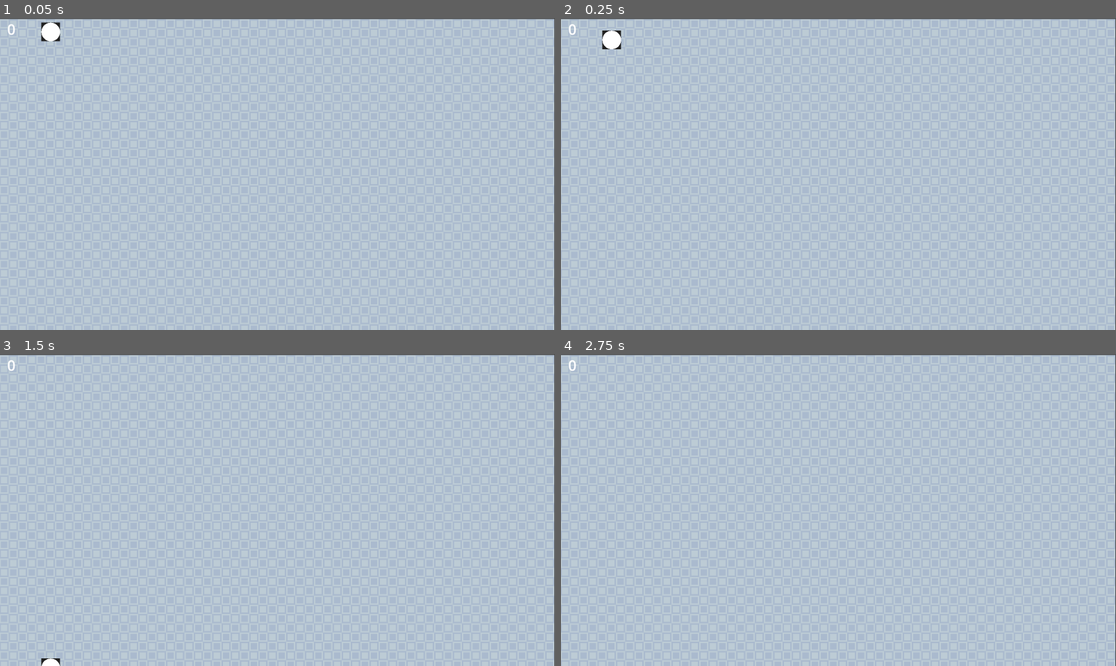
Above: before the commit, frames 1-4 (two rows, left to right).
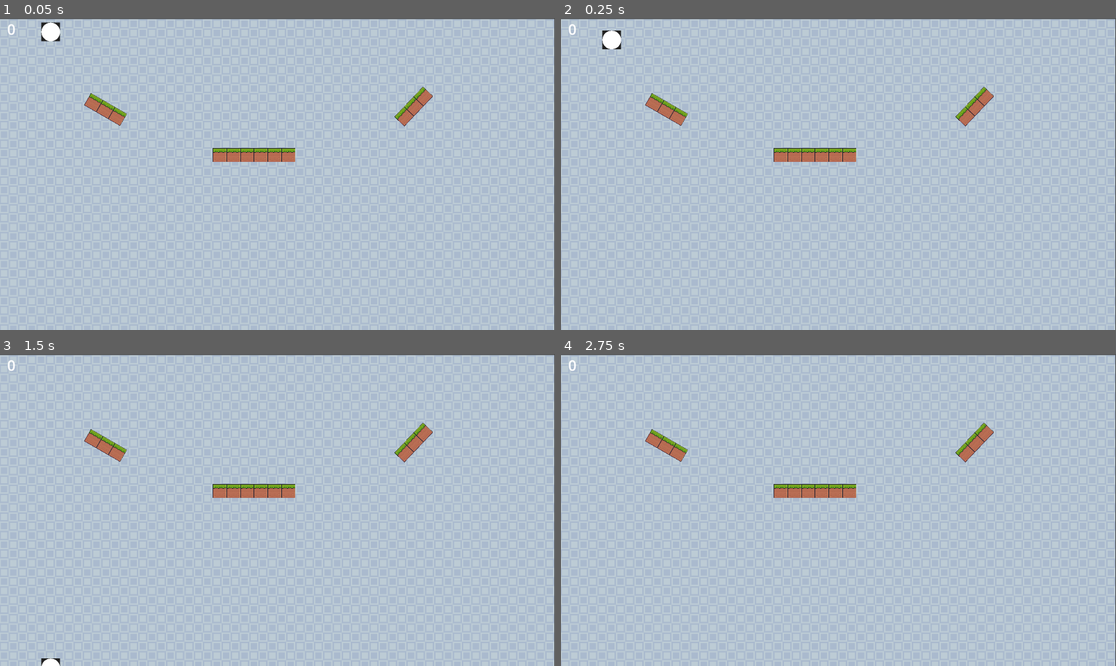
Above: after the commit, the same moments.

Repository: codewith-luke/drop_zone
Game: Godot game, scene res://main.tscn
The game is run twice, just before and just after one commit, with the same random seed, the same clock (stepped at 60 frames per second) and the same inputs.
Inputs (mouse positions are in pixels of both pictures, inside the frame that each line leads up to):
- Up to frame 1 (0.05 s): no input
- Up to frame 2 (0.25 s): no input
- Up to frame 3 (1.5 s): click (277, 366) at 0.5 s; click (277, 366) at 1.25 s
- Up to frame 4 (2.75 s): click (838, 366) at 2 s

The runs differ from the first frame. In frame 1, 1.4% of the frame differs, in the area x 15-78%, y 22-47%; in frame 2, 1.4%; in frame 3, 1.4%; in frame 4, 1.4%.

Commit message:
feat: implemented collision terrain and painting

Diff:
--- a/game_engine/game_area/game_area.gd
+++ b/game_engine/game_area/game_area.gd
@@ -16,7 +16,6 @@
 	pass
 
 func _on_add_player_pressed():
-	print("clicked")
 	var mouse_position = get_viewport().get_mouse_position()
 	_on_player_add(mouse_position)
 
--- /dev/null
+++ b/game_engine/game_area/game_area.tres
@@ -0,0 +1,475 @@
+[gd_resource type="TileSet" load_steps=4 format=3 uid="uid://2ddr8iops78b"]
+
+[ext_resource type="Texture2D" uid="uid://djiqnt2gkdd23" path="res://textures/assets/Terrain (16x16).png" id="1_k1140"]
+
+[sub_resource type="TileMapPattern" id="TileMapPattern_wip8u"]
+tile_data = PackedInt32Array(0, 393216, 0, 65536, 393216, 1, 131072, 393216, 2, 1, 458752, 0, 65537, 458752, 1, 131073, 458752, 2, 2, 524288, 0, 65538, 524288, 1, 131074, 524288, 2, 3, 393216, 0, 65539, 393216, 1, 131075, 393216, 2, 4, 458752, 0, 65540, 458752, 1, 131076, 458752, 2, 5, 524288, 0, 65541, 524288, 1, 131077, 524288, 2, 6, 393216, 0, 65542, 393216, 1, 131078, 393216, 2, 7, 458752, 0, 65543, 458752, 1, 131079, 458752, 2, 8, 524288, 0, 65544, 524288, 1, 131080, 524288, 2)
+
+[sub_resource type="TileSetAtlasSource" id="TileSetAtlasSource_nyvbm"]
+resource_name = "base_tileset"
+texture = ExtResource("1_k1140")
+0:0/0 = 0
+0:0/0/physics_layer_0/linear_velocity = Vector2(0, 0)
+0:0/0/physics_layer_0/angular_velocity = 0.0
+1:0/0 = 0
+1:0/0/physics_layer_0/linear_velocity = Vector2(0, 0)
+1:0/0/physics_layer_0/angular_velocity = 0.0
+2:0/0 = 0
+2:0/0/physics_layer_0/linear_velocity = Vector2(0, 0)
+2:0/0/physics_layer_0/angular_velocity = 0.0
+3:0/0 = 0
+3:0/0/physics_layer_0/linear_velocity = Vector2(0, 0)
+3:0/0/physics_layer_0/angular_velocity = 0.0
+4:0/0 = 0
+4:0/0/physics_layer_0/linear_velocity = Vector2(0, 0)
+4:0/0/physics_layer_0/angular_velocity = 0.0
+6:0/next_alternative_id = 6
+6:0/0 = 0
+6:0/0/physics_layer_0/linear_velocity = Vector2(0, 0)
+6:0/0/physics_layer_0/angular_velocity = 0.0
+6:0/0/physics_layer_0/polygon_0/points = PackedVector2Array(-8, -8, 8, -8, 8, 8, -8, 8)
+6:0/5 = 5
+6:0/5/physics_layer_0/linear_velocity = Vector2(0, 0)
+6:0/5/physics_layer_0/angular_velocity = 0.0
+7:0/next_alternative_id = 2
+7:0/0 = 0
+7:0/0/physics_layer_0/linear_velocity = Vector2(0, 0)
+7:0/0/physics_layer_0/angular_velocity = 0.0
+7:0/0/physics_layer_0/polygon_0/points = PackedVector2Array(-8, -8, 8, -8, 8, 8, -8, 8)
+8:0/next_alternative_id = 2
+8:0/0 = 0
+8:0/0/physics_layer_0/linear_velocity = Vector2(0, 0)
+8:0/0/physics_layer_0/angular_velocity = 0.0
+8:0/0/physics_layer_0/polygon_0/points = PackedVector2Array(-8, -8, 8, -8, 8, 8, -8, 8)
+9:0/0 = 0
+9:0/0/physics_layer_0/linear_velocity = Vector2(0, 0)
+9:0/0/physics_layer_0/angular_velocity = 0.0
+9:0/0/physics_layer_0/polygon_0/points = PackedVector2Array(-8, -8, 8, -8, 8, 8, -8, 8)
+10:0/0 = 0
+10:0/0/physics_layer_0/linear_velocity = Vector2(0, 0)
+10:0/0/physics_layer_0/angular_velocity = 0.0
+10:0/0/physics_layer_0/polygon_0/points = PackedVector2Array(-8, -8, 8, -8, 8, 8, -8, 8)
+12:0/0 = 0
+12:0/0/physics_layer_0/linear_velocity = Vector2(0, 0)
+12:0/0/physics_layer_0/angular_velocity = 0.0
+13:0/0 = 0
+13:0/0/physics_layer_0/linear_velocity = Vector2(0, 0)
+13:0/0/physics_layer_0/angular_velocity = 0.0
+14:0/0 = 0
+14:0/0/physics_layer_0/linear_velocity = Vector2(0, 0)
+14:0/0/physics_layer_0/angular_velocity = 0.0
+15:0/0 = 0
+15:0/0/physics_layer_0/linear_velocity = Vector2(0, 0)
+15:0/0/physics_layer_0/angular_velocity = 0.0
+17:0/0 = 0
+17:0/0/physics_layer_0/linear_velocity = Vector2(0, 0)
+17:0/0/physics_layer_0/angular_velocity = 0.0
+18:0/0 = 0
+18:0/0/physics_layer_0/linear_velocity = Vector2(0, 0)
+18:0/0/physics_layer_0/angular_velocity = 0.0
+19:0/0 = 0
+19:0/0/physics_layer_0/linear_velocity = Vector2(0, 0)
+19:0/0/physics_layer_0/angular_velocity = 0.0
+0:1/0 = 0
+0:1/0/physics_layer_0/linear_velocity = Vector2(0, 0)
+0:1/0/physics_layer_0/angular_velocity = 0.0
+1:1/0 = 0
+1:1/0/physics_layer_0/linear_velocity = Vector2(0, 0)
+1:1/0/physics_layer_0/angular_velocity = 0.0
+2:1/0 = 0
+2:1/0/physics_layer_0/linear_velocity = Vector2(0, 0)
+2:1/0/physics_layer_0/angular_velocity = 0.0
+3:1/0 = 0
+3:1/0/physics_layer_0/linear_velocity = Vector2(0, 0)
+3:1/0/physics_layer_0/angular_velocity = 0.0
+4:1/0 = 0
+4:1/0/physics_layer_0/linear_velocity = Vector2(0, 0)
+4:1/0/physics_layer_0/angular_velocity = 0.0
+6:1/next_alternative_id = 2
+6:1/0 = 0
+6:1/0/physics_layer_0/linear_velocity = Vector2(0, 0)
+6:1/0/physics_layer_0/angular_velocity = 0.0
+6:1/0/physics_layer_0/polygon_0/points = PackedVector2Array(-8, -8, 8, -8, 8, 8, -8, 8)
+7:1/next_alternative_id = 2
+7:1/0 = 0
+7:1/0/physics_layer_0/linear_velocity = Vector2(0, 0)
+7:1/0/physics_layer_0/angular_velocity = 0.0
+7:1/0/physics_layer_0/polygon_0/points = PackedVector2Array(-8, -8, 8, -8, 8, 8, -8, 8)
+8:1/next_alternative_id = 2
+8:1/0 = 0
+8:1/0/physics_layer_0/linear_velocity = Vector2(0, 0)
+8:1/0/physics_layer_0/angular_velocity = 0.0
+8:1/0/physics_layer_0/polygon_0/points = PackedVector2Array(-8, -8, 8, -8, 8, 8, -8, 8)
+9:1/0 = 0
+9:1/0/physics_layer_0/linear_velocity = Vector2(0, 0)
+9:1/0/physics_layer_0/angular_velocity = 0.0
+9:1/0/physics_layer_0/polygon_0/points = PackedVector2Array(-8, -8, 8, -8, 8, 8, -8, 8)
+10:1/0 = 0
+10:1/0/physics_layer_0/linear_velocity = Vector2(0, 0)
+10:1/0/physics_layer_0/angular_velocity = 0.0
+10:1/0/physics_layer_0/polygon_0/points = PackedVector2Array(-8, -8, 8, -8, 8, 8, -8, 8)
+12:1/0 = 0
+12:1/0/physics_layer_0/linear_velocity = Vector2(0, 0)
+12:1/0/physics_layer_0/angular_velocity = 0.0
+13:1/0 = 0
+13:1/0/physics_layer_0/linear_velocity = Vector2(0, 0)
+13:1/0/physics_layer_0/angular_velocity = 0.0
+14:1/0 = 0
+14:1/0/physics_layer_0/linear_velocity = Vector2(0, 0)
+14:1/0/physics_layer_0/angular_velocity = 0.0
+15:1/0 = 0
+15:1/0/physics_layer_0/linear_velocity = Vector2(0, 0)
+15:1/0/physics_layer_0/angular_velocity = 0.0
+17:1/0 = 0
+17:1/0/physics_layer_0/linear_velocity = Vector2(0, 0)
+17:1/0/physics_layer_0/angular_velocity = 0.0
+18:1/0 = 0
+18:1/0/physics_layer_0/linear_velocity = Vector2(0, 0)
+18:1/0/physics_layer_0/angular_velocity = 0.0
+19:1/0 = 0
+19:1/0/physics_layer_0/linear_velocity = Vector2(0, 0)
+19:1/0/physics_layer_0/angular_velocity = 0.0
+0:2/0 = 0
+0:2/0/physics_layer_0/linear_velocity = Vector2(0, 0)
+0:2/0/physics_layer_0/angular_velocity = 0.0
+1:2/0 = 0
+1:2/0/physics_layer_0/linear_velocity = Vector2(0, 0)
+1:2/0/physics_layer_0/angular_velocity = 0.0
+2:2/0 = 0
+2:2/0/physics_layer_0/linear_velocity = Vector2(0, 0)
+2:2/0/physics_layer_0/angular_velocity = 0.0
+6:2/next_alternative_id = 2
+6:2/0 = 0
+6:2/0/physics_layer_0/linear_velocity = Vector2(0, 0)
+6:2/0/physics_layer_0/angular_velocity = 0.0
+6:2/0/physics_layer_0/polygon_0/points = PackedVector2Array(-8, -8, 8, -8, 8, 8, -8, 8)
+7:2/next_alternative_id = 2
+7:2/0 = 0
+7:2/0/physics_layer_0/linear_velocity = Vector2(0, 0)
+7:2/0/physics_layer_0/angular_velocity = 0.0
+7:2/0/physics_layer_0/polygon_0/points = PackedVector2Array(-8, -8, 8, -8, 8, 8, -8, 8)
+8:2/next_alternative_id = 2
+8:2/0 = 0
+8:2/0/physics_layer_0/linear_velocity = Vector2(0, 0)
+8:2/0/physics_layer_0/angular_velocity = 0.0
+8:2/0/physics_layer_0/polygon_0/points = PackedVector2Array(-8, -8, 8, -8, 8, 8, -8, 8)
+13:2/0 = 0
+13:2/0/physics_layer_0/linear_velocity = Vector2(0, 0)
+13:2/0/physics_layer_0/angular_velocity = 0.0
+14:2/0 = 0
+14:2/0/physics_layer_0/linear_velocity = Vector2(0, 0)
+14:2/0/physics_layer_0/angular_velocity = 0.0
+15:2/0 = 0
+15:2/0/physics_layer_0/linear_velocity = Vector2(0, 0)
+15:2/0/physics_layer_0/angular_velocity = 0.0
+17:2/0 = 0
+17:2/0/physics_layer_0/linear_velocity = Vector2(0, 0)
+17:2/0/physics_layer_0/angular_velocity = 0.0
+18:2/0 = 0
+18:2/0/physics_layer_0/linear_velocity = Vector2(0, 0)
+18:2/0/physics_layer_0/angular_velocity = 0.0
+19:2/0 = 0
+19:2/0/physics_layer_0/linear_velocity = Vector2(0, 0)
+19:2/0/physics_layer_0/angular_velocity = 0.0
+0:4/0 = 0
+0:4/0/physics_layer_0/linear_velocity = Vector2(0, 0)
+0:4/0/physics_layer_0/angular_velocity = 0.0
+1:4/0 = 0
+1:4/0/physics_layer_0/linear_velocity = Vector2(0, 0)
+1:4/0/physics_layer_0/angular_velocity = 0.0
+2:4/0 = 0
+2:4/0/physics_layer_0/linear_velocity = Vector2(0, 0)
+2:4/0/physics_layer_0/angular_velocity = 0.0
+3:4/0 = 0
+3:4/0/physics_layer_0/linear_velocity = Vector2(0, 0)
+3:4/0/physics_layer_0/angular_velocity = 0.0
+4:4/0 = 0
+4:4/0/physics_layer_0/linear_velocity = Vector2(0, 0)
+4:4/0/physics_layer_0/angular_velocity = 0.0
+6:4/0 = 0
+6:4/0/physics_layer_0/linear_velocity = Vector2(0, 0)
+6:4/0/physics_layer_0/angular_velocity = 0.0
+7:4/0 = 0
+7:4/0/physics_layer_0/linear_velocity = Vector2(0, 0)
+7:4/0/physics_layer_0/angular_velocity = 0.0
+8:4/0 = 0
+8:4/0/physics_layer_0/linear_velocity = Vector2(0, 0)
+8:4/0/physics_layer_0/angular_velocity = 0.0
+9:4/0 = 0
+9:4/0/physics_layer_0/linear_velocity = Vector2(0, 0)
+9:4/0/physics_layer_0/angular_velocity = 0.0
+10:4/0 = 0
+10:4/0/physics_layer_0/linear_velocity = Vector2(0, 0)
+10:4/0/physics_layer_0/angular_velocity = 0.0
+12:4/0 = 0
+12:4/0/physics_layer_0/linear_velocity = Vector2(0, 0)
+12:4/0/physics_layer_0/angular_velocity = 0.0
+13:4/0 = 0
+13:4/0/physics_layer_0/linear_velocity = Vector2(0, 0)
+13:4/0/physics_layer_0/angular_velocity = 0.0
+14:4/0 = 0
+14:4/0/physics_layer_0/linear_velocity = Vector2(0, 0)
+14:4/0/physics_layer_0/angular_velocity = 0.0
+15:4/0 = 0
+15:4/0/physics_layer_0/linear_velocity = Vector2(0, 0)
+15:4/0/physics_layer_0/angular_velocity = 0.0
+17:4/0 = 0
+17:4/0/physics_layer_0/linear_velocity = Vector2(0, 0)
+17:4/0/physics_layer_0/angular_velocity = 0.0
+18:4/0 = 0
+18:4/0/physics_layer_0/linear_velocity = Vector2(0, 0)
+18:4/0/physics_layer_0/angular_velocity = 0.0
+19:4/0 = 0
+19:4/0/physics_layer_0/linear_velocity = Vector2(0, 0)
+19:4/0/physics_layer_0/angular_velocity = 0.0
+20:4/0 = 0
+20:4/0/physics_layer_0/linear_velocity = Vector2(0, 0)
+20:4/0/physics_layer_0/angular_velocity = 0.0
+21:4/0 = 0
+21:4/0/physics_layer_0/linear_velocity = Vector2(0, 0)
+21:4/0/physics_layer_0/angular_velocity = 0.0
+0:5/0 = 0
+0:5/0/physics_layer_0/linear_velocity = Vector2(0, 0)
+0:5/0/physics_layer_0/angular_velocity = 0.0
+1:5/0 = 0
+1:5/0/physics_layer_0/linear_velocity = Vector2(0, 0)
+1:5/0/physics_layer_0/angular_velocity = 0.0
+2:5/0 = 0
+2:5/0/physics_layer_0/linear_velocity = Vector2(0, 0)
+2:5/0/physics_layer_0/angular_velocity = 0.0
+3:5/0 = 0
+3:5/0/physics_layer_0/linear_velocity = Vector2(0, 0)
+3:5/0/physics_layer_0/angular_velocity = 0.0
+4:5/0 = 0
+4:5/0/physics_layer_0/linear_velocity = Vector2(0, 0)
+4:5/0/physics_layer_0/angular_velocity = 0.0
+6:5/0 = 0
+6:5/0/physics_layer_0/linear_velocity = Vector2(0, 0)
+6:5/0/physics_layer_0/angular_velocity = 0.0
+7:5/0 = 0
+7:5/0/physics_layer_0/linear_velocity = Vector2(0, 0)
+7:5/0/physics_layer_0/angular_velocity = 0.0
+8:5/0 = 0
+8:5/0/physics_layer_0/linear_velocity = Vector2(0, 0)
+8:5/0/physics_layer_0/angular_velocity = 0.0
+9:5/0 = 0
+9:5/0/physics_layer_0/linear_velocity = Vector2(0, 0)
+9:5/0/physics_layer_0/angular_velocity = 0.0
+10:5/0 = 0
+10:5/0/physics_layer_0/linear_velocity = Vector2(0, 0)
+10:5/0/physics_layer_0/angular_velocity = 0.0
+12:5/0 = 0
+12:5/0/physics_layer_0/linear_velocity = Vector2(0, 0)
+12:5/0/physics_layer_0/angular_velocity = 0.0
+13:5/0 = 0
+13:5/0/physics_layer_0/linear_velocity = Vector2(0, 0)
+13:5/0/physics_layer_0/angular_velocity = 0.0
+14:5/0 = 0
+14:5/0/physics_layer_0/linear_velocity = Vector2(0, 0)
+14:5/0/physics_layer_0/angular_velocity = 0.0
+15:5/0 = 0
+15:5/0/physics_layer_0/linear_velocity = Vector2(0, 0)
+15:5/0/physics_layer_0/angular_velocity = 0.0
+17:5/0 = 0
+17:5/0/physics_layer_0/linear_velocity = Vector2(0, 0)
+17:5/0/physics_layer_0/angular_velocity = 0.0
+18:5/0 = 0
+18:5/0/physics_layer_0/linear_velocity = Vector2(0, 0)
+18:5/0/physics_layer_0/angular_velocity = 0.0
+19:5/0 = 0
+19:5/0/physics_layer_0/linear_velocity = Vector2(0, 0)
+19:5/0/physics_layer_0/angular_velocity = 0.0
+20:5/0 = 0
+20:5/0/physics_layer_0/linear_velocity = Vector2(0, 0)
+20:5/0/physics_layer_0/angular_velocity = 0.0
+21:5/0 = 0
+21:5/0/physics_layer_0/linear_velocity = Vector2(0, 0)
+21:5/0/physics_layer_0/angular_velocity = 0.0
+0:6/0 = 0
+0:6/0/physics_layer_0/linear_velocity = Vector2(0, 0)
+0:6/0/physics_layer_0/angular_velocity = 0.0
+1:6/0 = 0
+1:6/0/physics_layer_0/linear_velocity = Vector2(0, 0)
+1:6/0/physics_layer_0/angular_velocity = 0.0
+2:6/0 = 0
+2:6/0/physics_layer_0/linear_velocity = Vector2(0, 0)
+2:6/0/physics_layer_0/angular_velocity = 0.0
+6:6/0 = 0
+6:6/0/physics_layer_0/linear_velocity = Vector2(0, 0)
+6:6/0/physics_layer_0/angular_velocity = 0.0
+7:6/0 = 0
+7:6/0/physics_layer_0/linear_velocity = Vector2(0, 0)
+7:6/0/physics_layer_0/angular_velocity = 0.0
+8:6/0 = 0
+8:6/0/physics_layer_0/linear_velocity = Vector2(0, 0)
+8:6/0/physics_layer_0/angular_velocity = 0.0
+13:6/0 = 0
+13:6/0/physics_layer_0/linear_velocity = Vector2(0, 0)
+13:6/0/physics_layer_0/angular_velocity = 0.0
+14:6/0 = 0
+14:6/0/physics_layer_0/linear_velocity = Vector2(0, 0)
+14:6/0/physics_layer_0/angular_velocity = 0.0
+15:6/0 = 0
+15:6/0/physics_layer_0/linear_velocity = Vector2(0, 0)
+15:6/0/physics_layer_0/angular_velocity = 0.0
+17:6/0 = 0
+17:6/0/physics_layer_0/linear_velocity = Vector2(0, 0)
+17:6/0/physics_layer_0/angular_velocity = 0.0
+18:6/0 = 0
+18:6/0/physics_layer_0/linear_velocity = Vector2(0, 0)
+18:6/0/physics_layer_0/angular_velocity = 0.0
+19:6/0 = 0
+19:6/0/physics_layer_0/linear_velocity = Vector2(0, 0)
+19:6/0/physics_layer_0/angular_velocity = 0.0
+0:8/0 = 0
+0:8/0/physics_layer_0/linear_velocity = Vector2(0, 0)
+0:8/0/physics_layer_0/angular_velocity = 0.0
+1:8/0 = 0
+1:8/0/physics_layer_0/linear_velocity = Vector2(0, 0)
+1:8/0/physics_layer_0/angular_velocity = 0.0
+2:8/0 = 0
+2:8/0/physics_layer_0/linear_velocity = Vector2(0, 0)
+2:8/0/physics_layer_0/angular_velocity = 0.0
+3:8/0 = 0
+3:8/0/physics_layer_0/linear_velocity = Vector2(0, 0)
+3:8/0/physics_layer_0/angular_velocity = 0.0
+4:8/0 = 0
+4:8/0/physics_layer_0/linear_velocity = Vector2(0, 0)
+4:8/0/physics_layer_0/angular_velocity = 0.0
+6:8/0 = 0
+6:8/0/physics_layer_0/linear_velocity = Vector2(0, 0)
+6:8/0/physics_layer_0/angular_velocity = 0.0
+7:8/0 = 0
+7:8/0/physics_layer_0/linear_velocity = Vector2(0, 0)
+7:8/0/physics_layer_0/angular_velocity = 0.0
+8:8/0 = 0
+8:8/0/physics_layer_0/linear_velocity = Vector2(0, 0)
+8:8/0/physics_layer_0/angular_velocity = 0.0
+9:8/0 = 0
+9:8/0/physics_layer_0/linear_velocity = Vector2(0, 0)
+9:8/0/physics_layer_0/angular_velocity = 0.0
+10:8/0 = 0
+10:8/0/physics_layer_0/linear_velocity = Vector2(0, 0)
+10:8/0/physics_layer_0/angular_velocity = 0.0
+12:8/0 = 0
+12:8/0/physics_layer_0/linear_velocity = Vector2(0, 0)
+12:8/0/physics_layer_0/angular_velocity = 0.0
+13:8/0 = 0
+13:8/0/physics_layer_0/linear_velocity = Vector2(0, 0)
+13:8/0/physics_layer_0/angular_velocity = 0.0
+14:8/0 = 0
+14:8/0/physics_layer_0/linear_velocity = Vector2(0, 0)
+14:8/0/physics_layer_0/angular_velocity = 0.0
+15:8/0 = 0
+15:8/0/physics_layer_0/linear_velocity = Vector2(0, 0)
+15:8/0/physics_layer_0/angular_velocity = 0.0
+17:8/0 = 0
+17:8/0/physics_layer_0/linear_velocity = Vector2(0, 0)
+17:8/0/physics_layer_0/angular_velocity = 0.0
+18:8/0 = 0
+18:8/0/physics_layer_0/linear_velocity = Vector2(0, 0)
+18:8/0/physics_layer_0/angular_velocity = 0.0
+19:8/0 = 0
+19:8/0/physics_layer_0/linear_velocity = Vector2(0, 0)
+19:8/0/physics_layer_0/angular_velocity = 0.0
+20:8/0 = 0
+20:8/0/physics_layer_0/linear_velocity = Vector2(0, 0)
+20:8/0/physics_layer_0/angular_velocity = 0.0
+0:9/0 = 0
+0:9/0/physics_layer_0/linear_velocity = Vector2(0, 0)
+0:9/0/physics_layer_0/angular_velocity = 0.0
+1:9/0 = 0
+1:9/0/physics_layer_0/linear_velocity = Vector2(0, 0)
+1:9/0/physics_layer_0/angular_velocity = 0.0
+2:9/0 = 0
+2:9/0/physics_layer_0/linear_velocity = Vector2(0, 0)
+2:9/0/physics_layer_0/angular_velocity = 0.0
+3:9/0 = 0
+3:9/0/physics_layer_0/linear_velocity = Vector2(0, 0)
+3:9/0/physics_layer_0/angular_velocity = 0.0
+4:9/0 = 0
+4:9/0/physics_layer_0/linear_velocity = Vector2(0, 0)
+4:9/0/physics_layer_0/angular_velocity = 0.0
+6:9/0 = 0
+6:9/0/physics_layer_0/linear_velocity = Vector2(0, 0)
+6:9/0/physics_layer_0/angular_velocity = 0.0
+7:9/0 = 0
+7:9/0/physics_layer_0/linear_velocity = Vector2(0, 0)
+7:9/0/physics_layer_0/angular_velocity = 0.0
+8:9/0 = 0
+8:9/0/physics_layer_0/linear_velocity = Vector2(0, 0)
+8:9/0/physics_layer_0/angular_velocity = 0.0
+9:9/0 = 0
+9:9/0/physics_layer_0/linear_velocity = Vector2(0, 0)
+9:9/0/physics_layer_0/angular_velocity = 0.0
+10:9/0 = 0
+10:9/0/physics_layer_0/linear_velocity = Vector2(0, 0)
+10:9/0/physics_layer_0/angular_velocity = 0.0
+12:9/0 = 0
+12:9/0/physics_layer_0/linear_velocity = Vector2(0, 0)
+12:9/0/physics_layer_0/angular_velocity = 0.0
+13:9/0 = 0
+13:9/0/physics_layer_0/linear_velocity = Vector2(0, 0)
+13:9/0/physics_layer_0/angular_velocity = 0.0
+14:9/0 = 0
+14:9/0/physics_layer_0/linear_velocity = Vector2(0, 0)
+14:9/0/physics_layer_0/angular_velocity = 0.0
+15:9/0 = 0
+15:9/0/physics_layer_0/linear_velocity = Vector2(0, 0)
+15:9/0/physics_layer_0/angular_velocity = 0.0
+17:9/0 = 0
+17:9/0/physics_layer_0/linear_velocity = Vector2(0, 0)
+17:9/0/physics_layer_0/angular_velocity = 0.0
+18:9/0 = 0
+18:9/0/physics_layer_0/linear_velocity = Vector2(0, 0)
+18:9/0/physics_layer_0/angular_velocity = 0.0
+19:9/0 = 0
+19:9/0/physics_layer_0/linear_velocity = Vector2(0, 0)
+19:9/0/physics_layer_0/angular_velocity = 0.0
+20:9/0 = 0
+20:9/0/physics_layer_0/linear_velocity = Vector2(0, 0)
+20:9/0/physics_layer_0/angular_velocity = 0.0
+0:10/0 = 0
+0:10/0/physics_layer_0/linear_velocity = Vector2(0, 0)
+0:10/0/physics_layer_0/angular_velocity = 0.0
+1:10/0 = 0
+1:10/0/physics_layer_0/linear_velocity = Vector2(0, 0)
+1:10/0/physics_layer_0/angular_velocity = 0.0
+2:10/0 = 0
+2:10/0/physics_layer_0/linear_velocity = Vector2(0, 0)
+2:10/0/physics_layer_0/angular_velocity = 0.0
+6:10/0 = 0
+6:10/0/physics_layer_0/linear_velocity = Vector2(0, 0)
+6:10/0/physics_layer_0/angular_velocity = 0.0
+7:10/0 = 0
+7:10/0/physics_layer_0/linear_velocity = Vector2(0, 0)
+7:10/0/physics_layer_0/angular_velocity = 0.0
+8:10/0 = 0
+8:10/0/physics_layer_0/linear_velocity = Vector2(0, 0)
+8:10/0/physics_layer_0/angular_velocity = 0.0
+13:10/0 = 0
+13:10/0/physics_layer_0/linear_velocity = Vector2(0, 0)
+13:10/0/physics_layer_0/angular_velocity = 0.0
+14:10/0 = 0
+14:10/0/physics_layer_0/linear_velocity = Vector2(0, 0)
+14:10/0/physics_layer_0/angular_velocity = 0.0
+15:10/0 = 0
+15:10/0/physics_layer_0/linear_velocity = Vector2(0, 0)
+15:10/0/physics_layer_0/angular_velocity = 0.0
+18:10/0 = 0
+18:10/0/physics_layer_0/linear_velocity = Vector2(0, 0)
+18:10/0/physics_layer_0/angular_velocity = 0.0
+19:10/0 = 0
+19:10/0/physics_layer_0/linear_velocity = Vector2(0, 0)
+19:10/0/physics_layer_0/angular_velocity = 0.0
+20:10/0 = 0
+20:10/0/physics_layer_0/linear_velocity = Vector2(0, 0)
+20:10/0/physics_layer_0/angular_velocity = 0.0
+5:10/0 = 0
+5:10/0/physics_layer_0/linear_velocity = Vector2(0, 0)
+5:10/0/physics_layer_0/angular_velocity = 0.0
+
+[resource]
+physics_layer_0/collision_layer = 1
+sources/0 = SubResource("TileSetAtlasSource_nyvbm")
+pattern_0 = SubResource("TileMapPattern_wip8u")
--- a/game_engine/game_area/game_area.tscn
+++ b/game_engine/game_area/game_area.tscn
@@ -1,9 +1,10 @@
-[gd_scene load_steps=5 format=3 uid="uid://dj21hrfcwebmf"]
+[gd_scene load_steps=6 format=3 uid="uid://dj21hrfcwebmf"]
 
 [ext_resource type="Script" path="res://game_area/game_area.gd" id="1_k4srd"]
 [ext_resource type="PackedScene" uid="uid://b5rchwf4q8bgn" path="res://player_ball/player_ball.tscn" id="2_hy1kr"]
 [ext_resource type="PackedScene" uid="uid://ds2w70f7u0ouo" path="res://game_area/game_button.tscn" id="2_vothp"]
 [ext_resource type="Texture2D" uid="uid://cycawy2mmsy0" path="res://textures/background/Blue.png" id="3_57ayd"]
+[ext_resource type="PackedScene" uid="uid://dx3xdaysg0wml" path="res://levels/level_1.tscn" id="6_l27gt"]
 
 [node name="GameArea" type="Control"]
 layout_mode = 3
@@ -32,3 +33,5 @@
 
 [node name="PlayerBallRoot" parent="." instance=ExtResource("2_hy1kr")]
 position = Vector2(144, 16)
+
+[node name="Level1" parent="." instance=ExtResource("6_l27gt")]
--- /dev/null
+++ b/game_engine/levels/base_ledge.tscn
@@ -0,0 +1,13 @@
+[gd_scene load_steps=2 format=3 uid="uid://j8hsub767gn6"]
+
+[ext_resource type="TileSet" uid="uid://2ddr8iops78b" path="res://game_area/game_area.tres" id="1_7dti7"]
+
+[node name="BaseLedge" type="Control"]
+layout_mode = 3
+anchors_preset = 0
+pivot_offset = Vector2(72.5, 24)
+
+[node name="TileMap" type="TileMap" parent="."]
+tile_set = ExtResource("1_7dti7")
+format = 2
+layer_0/tile_data = PackedInt32Array(0, 393216, 0, 65536, 393216, 1, 131072, 393216, 2, 1, 458752, 0, 65537, 458752, 1, 131073, 458752, 2, 2, 524288, 0, 65538, 524288, 1, 131074, 524288, 2, 3, 393216, 0, 65539, 393216, 1, 131075, 393216, 2, 4, 458752, 0, 65540, 458752, 1, 131076, 458752, 2, 5, 524288, 0, 65541, 524288, 1, 131077, 524288, 2, 6, 393216, 0, 65542, 393216, 1, 131078, 393216, 2, 7, 458752, 0, 65543, 458752, 1, 131079, 458752, 2, 8, 524288, 0, 65544, 524288, 1, 131080, 524288, 2)
--- /dev/null
+++ b/game_engine/levels/level_1.tscn
@@ -0,0 +1,36 @@
+[gd_scene load_steps=2 format=3 uid="uid://dx3xdaysg0wml"]
+
+[ext_resource type="PackedScene" uid="uid://j8hsub767gn6" path="res://levels/base_ledge.tscn" id="1_h1oql"]
+
+[node name="Level1" type="Node2D"]
+metadata/_edit_lock_ = true
+
+[node name="BaseLedge4" parent="." instance=ExtResource("1_h1oql")]
+offset_left = 1359.0
+offset_top = 282.0
+offset_right = 1359.0
+offset_bottom = 282.0
+rotation = -0.811334
+metadata/_edit_use_anchors_ = true
+
+[node name="BaseLedge" parent="." instance=ExtResource("1_h1oql")]
+offset_left = 293.0
+offset_top = 293.0
+offset_right = 293.0
+offset_bottom = 293.0
+rotation = 0.523598
+metadata/_edit_use_anchors_ = true
+
+[node name="BaseLedge2" parent="." instance=ExtResource("1_h1oql")]
+offset_left = 736.0
+offset_top = 451.0
+offset_right = 736.0
+offset_bottom = 451.0
+metadata/_edit_group_ = true
+
+[node name="BaseLedge3" parent="." instance=ExtResource("1_h1oql")]
+offset_left = 878.0
+offset_top = 451.0
+offset_right = 878.0
+offset_bottom = 451.0
+metadata/_edit_group_ = true
--- a/game_engine/player_ball/player_ball.tscn
+++ b/game_engine/player_ball/player_ball.tscn
@@ -1,6 +1,6 @@
 [gd_scene load_steps=5 format=3 uid="uid://b5rchwf4q8bgn"]
 
-[ext_resource type="Texture2D" uid="uid://c1wft7hu5ol46" path="res://textures/ball.png" id="1_p46vb"]
+[ext_resource type="Texture2D" uid="uid://c1wft7hu5ol46" path="res://textures/assets/ball.png" id="1_p46vb"]
 [ext_resource type="Script" path="res://player_ball/player_ball.gd" id="1_s32fq"]
 
 [sub_resource type="SpriteFrames" id="SpriteFrames_gwers"]
Binary file added: game_engine/textures/assets/Terrain (16x16).png
Not shown, changed: game_engine/textures/assets/Terrain (16x16).png.import
Renamed: game_engine/textures/ball.png -> game_engine/textures/assets/ball.png
Not shown, added: game_engine/textures/assets/ball.png.import
